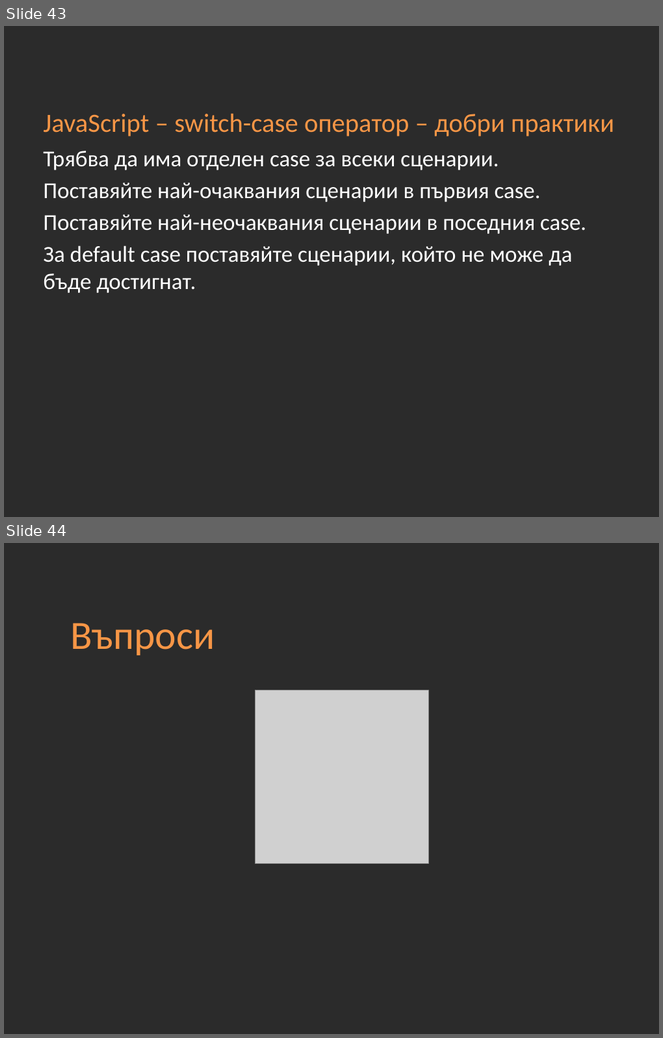
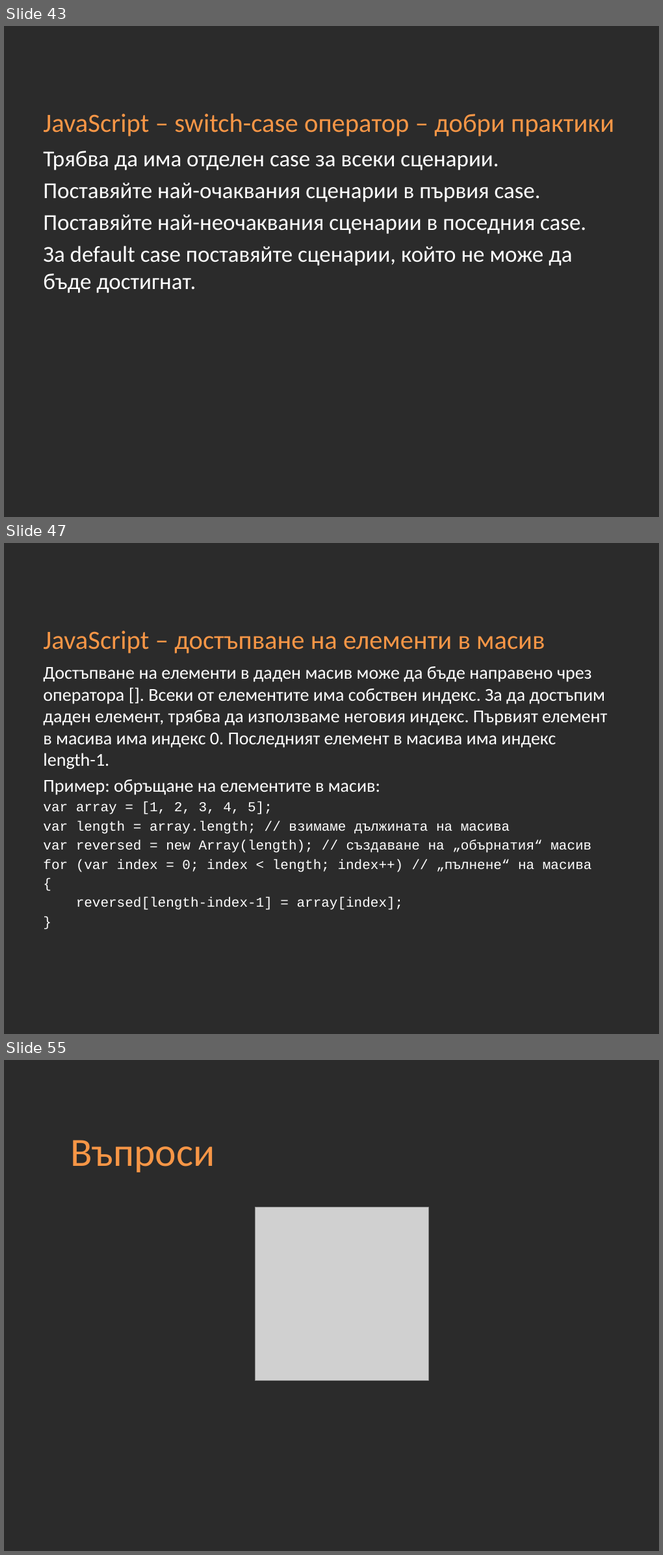
Before and after one commit to Academy-Soft-Intellect/Front-End-Course, a slide deck: 10-JavaScript-Basics.pptx. Shown one above the other, each under a label of ours: slides 43 and 44 before the commit, slides 43, 47 and 55 after it; the slides between them are not shown. The pictures are 663x1038 and 663x1555 pixels, drawn with LibreOffice and Linux fonts; fonts in the diff are those of the drawing; grey boxes stand for pictures; background and template pictures are left out; a plain dark background stands for a picture behind light text. Boxes give left, top, right and bottom in pixels: in the first picture for what was removed or moved away, otherwise in the second. Text is boxed around its words. In the diff, an @@ line names an element or a change of style, - is before the commit and + after.

```diff
--- a/10-JavaScript-Basics.pptx
+++ b/10-JavaScript-Basics.pptx
@@ slide 47 added at (4,543,659,1034), background picture (left out) @@
@@ title added at (43,631,545,653), 29 pt, text #F79646 @@
+JavaScript – достъпване на елементи в масив
@@ text added at (43,667,607,910), 20 pt, text #FFFFFF @@
+Достъпване на елементи в даден масив може да бъде направено чрез оператора []. Всеки от елементите има собствен индекс. За да достъпим даден елемент, трябва да използваме неговия индекс. Първият елемент в масива има индекс 0. Последният елемент в масива има индекс length-1.
+Пример: обръщане на елементите в масив:
+var array = [1, 2, 3, 4, 5];
+var length = array.length; // взимаме дължината на масива
+var reversed = new Array(length); // създаване на „обърнатия“ масив
+for (var index = 0; index < length; index++) // „пълнене“ на масива
+{
+reversed[length-index-1] = array[index];
+}
@@ what was slide 44 is now slide 55 @@
```
Also in this commit, not shown: 1 slide changed, 11 other slides added.
